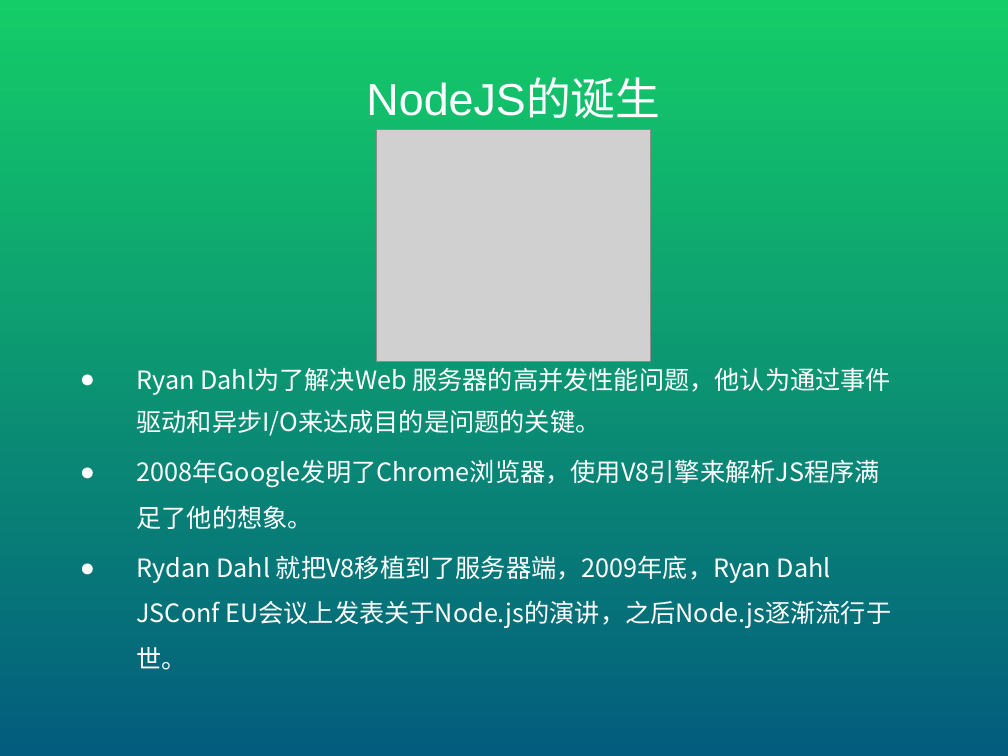
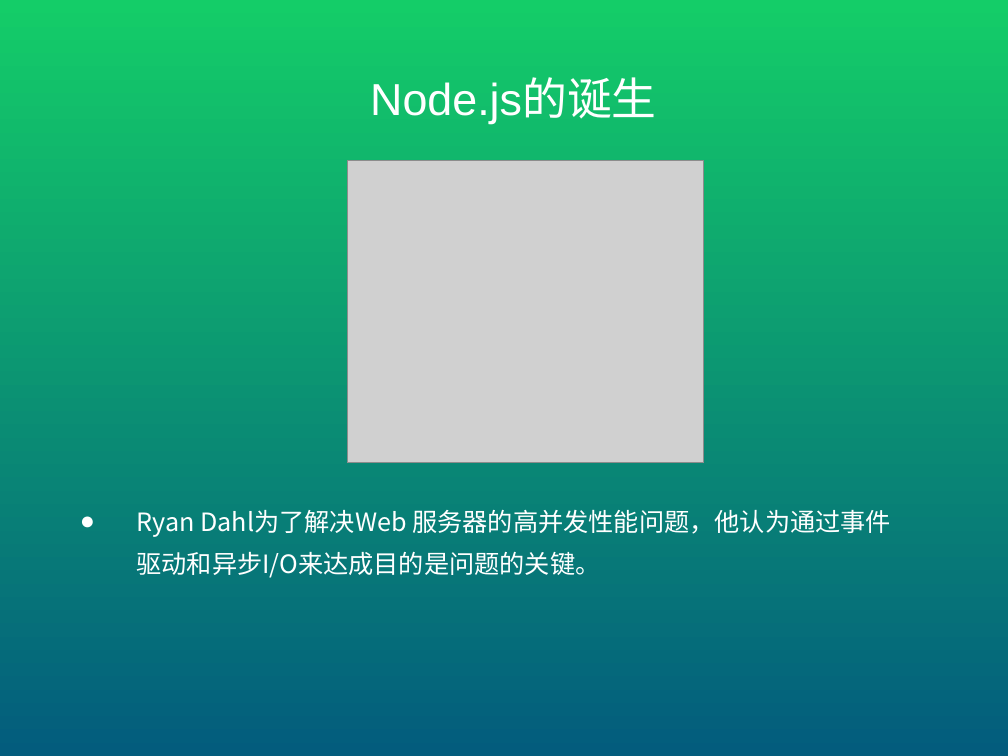
Before and after one commit to mopacha/course, a slide deck: slide 3 of ppt/聊一下NodeJS.pptx. Drawn at 1008x756 pixels with LibreOffice and Linux fonts; fonts in the diff are those of the drawing; grey boxes stand for pictures. Boxes give left, top, right and bottom in pixels: in the first picture for what was removed or moved away, otherwise in the second. Text is boxed around its words. In the diff, an @@ line names an element or a change of style, - is before the commit and + after.

```diff
--- a/ppt/聊一下NodeJS.pptx
+++ b/ppt/聊一下NodeJS.pptx
@@ title at box(370, 80, 656, 124): text changed @@
-NodeJS的诞生
+Node.js的诞生
@@ picture: place and size @@
-picture at box(376, 129, 650, 361)
+picture at box(347, 161, 704, 463)
@@ subtitle at box(136, 459, 891, 670): paragraphs removed @@
-● 2008年Google发明了Chrome浏览器，使用V8引擎来解析JS程序满足了他的想象。
-● Rydan Dahl 就把V8移植到了服务器端，2009年底，Ryan Dahl JSConf EU会议上发表关于Node.js的演讲，之后Node.js逐渐流行于世。
```
Also in this commit, not shown: 5 other slides changed, 3 slides added, 3 slides removed, 1 other file.
